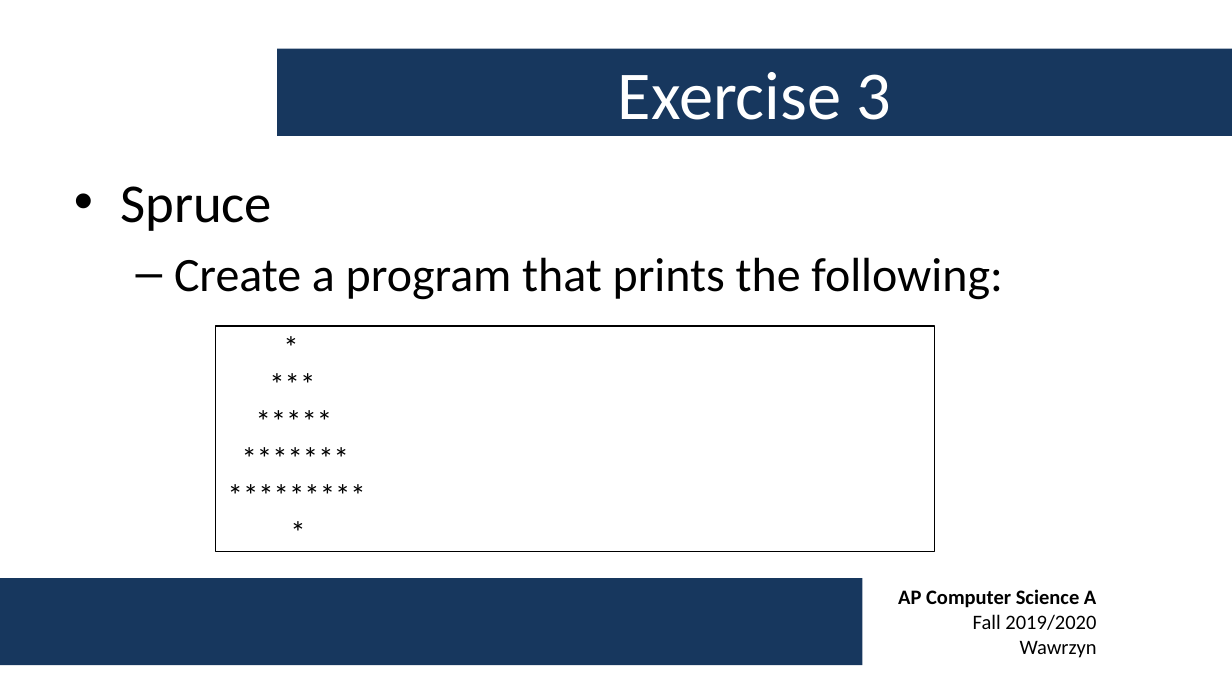
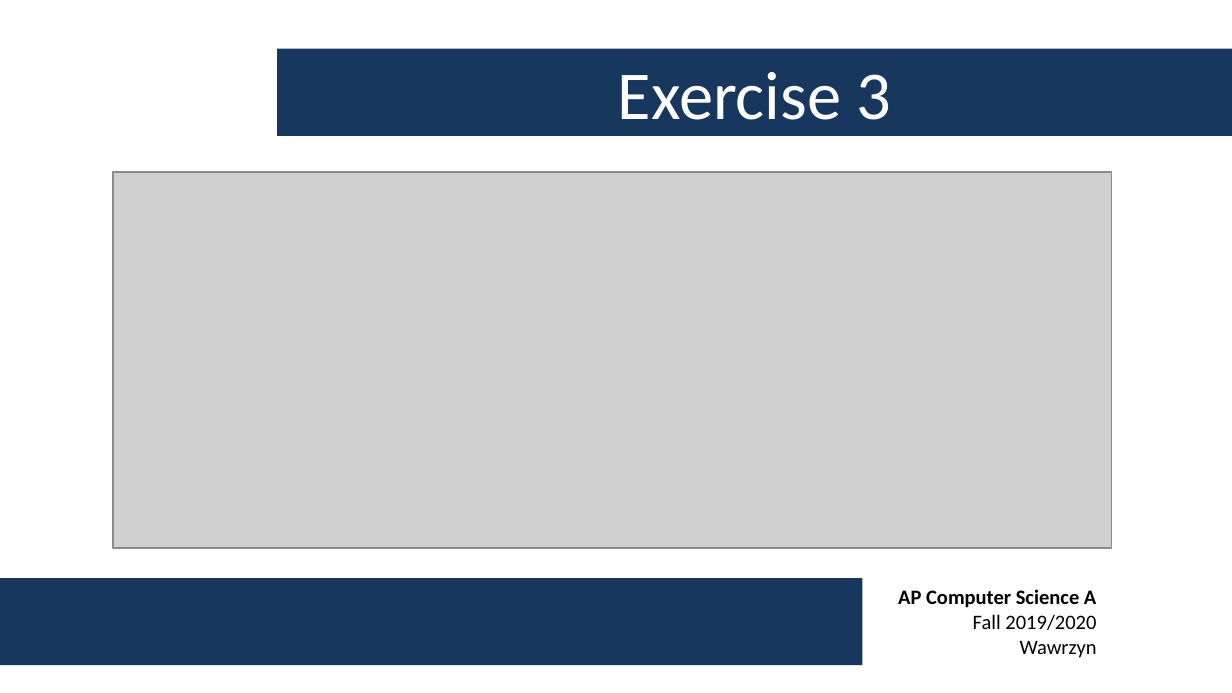
Before and after one commit to swawrzyn/shtcs-ap-cs-fall-2019, a slide deck: slide 17 of Week 1/AP CS A - Week 1 Lecture.pptx. Drawn at 1232x693 pixels with LibreOffice and Linux fonts; fonts in the diff are those of the drawing; grey boxes stand for pictures; background and template pictures are left out. Boxes give left, top, right and bottom in pixels: in the first picture for what was removed or moved away, otherwise in the second. Text is boxed around its words. In the diff, an @@ line names an element or a change of style, - is before the commit and + after.

```diff
--- a/Week 1/AP CS A - Week 1 Lecture.pptx
+++ b/Week 1/AP CS A - Week 1 Lecture.pptx
@@ picture added at box(113, 172, 1111, 548) @@
@@ text removed at box(120, 186, 1002, 300) @@
-• Spruce
-  – Create a program that prints the following:
@@ rectangle removed at box(216, 326, 934, 552) @@
-*
-***
-*****
-*******
-*********
-*
```
Also in this commit, not shown: 11 slides added, 6 slides removed, 1 other file.
